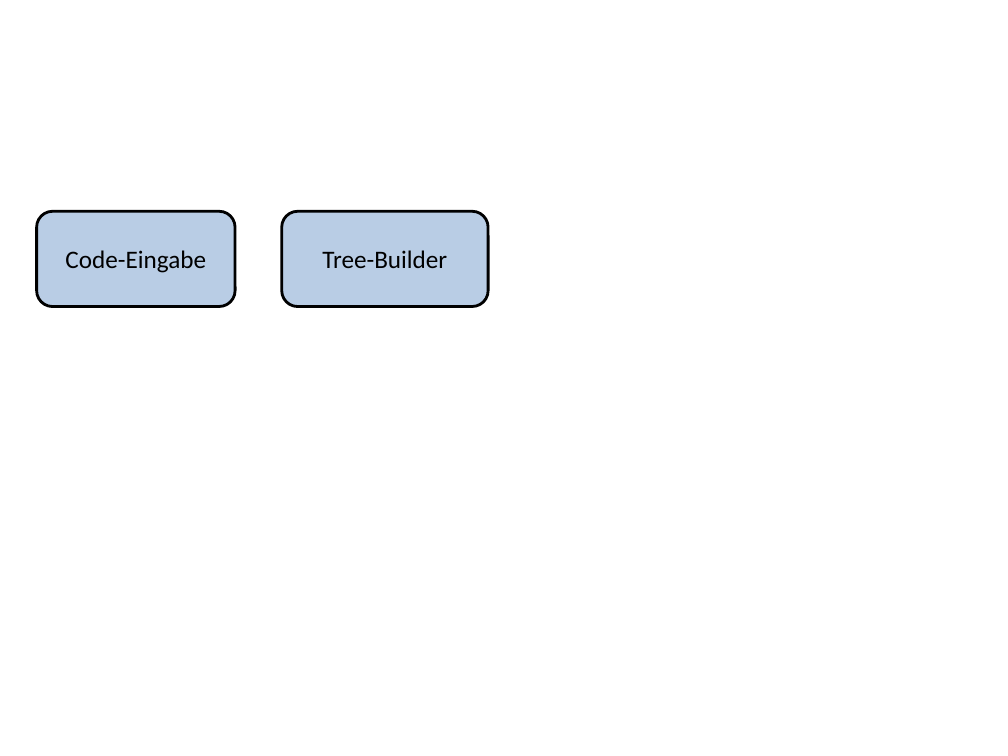
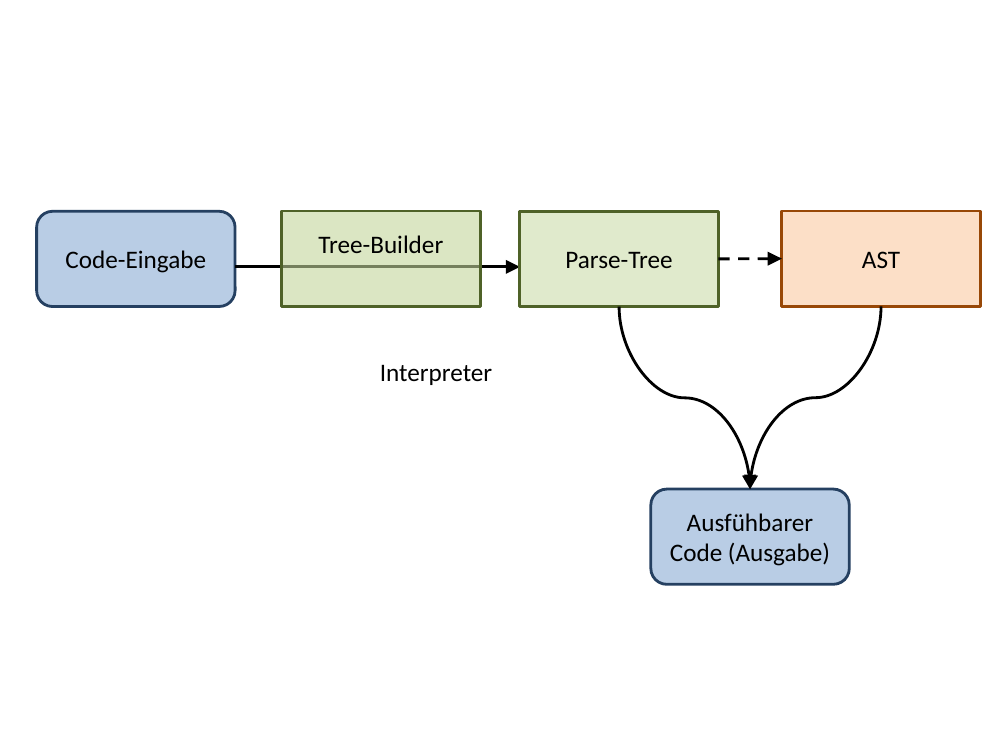
Before and after one commit to Guldenbart/MA, a slide deck: slide 1 of latex/images/komponenten.pptx. Drawn at 1008x756 pixels with LibreOffice and Linux fonts; fonts in the diff are those of the drawing. Boxes give left, top, right and bottom in pixels: in the first picture for what was removed or moved away, otherwise in the second. Text is boxed around its words. In the diff, an @@ line names an element or a change of style, - is before the commit and + after.

Commit message:
added image komponenten.png generated from komponenten.pptx

```diff
--- a/latex/images/komponenten.pptx
+++ b/latex/images/komponenten.pptx
@@ rounded rectangle "Code-Eingabe" at [36,212,235,306]: outline #000000 2 pt to #254061 2 pt @@
@@ rectangle "Tree-Builder": place and size @@
-rectangle "Tree-Builder" at [282,212,489,306]
+rectangle "Tree-Builder" at [282,211,481,305]
@@ rectangle "Tree-Builder" at [282,211,481,305]: rounded rectangle to rectangle; fill #B9CDE5 to #C3D69B at 60% opacity; outline #000000 2 pt to #4F6228 2 pt @@
@@ rectangle added at [520,212,719,306], fill #C3D69B at 50% opacity, outline #4F6228 2 pt, 18 pt, text #000000 @@
+Parse-Tree
@@ rectangle added at [782,211,981,305], fill #FAC090 at 50% opacity, outline #984807 2 pt, 18 pt, text #000000 @@
+AST
@@ arrow added from (235, 267) to (520, 267), #000000 2 pt @@
@@ arrow added from (719, 259) to (782, 259), #000000 2 pt dashed @@
@@ curved arrow added from (619, 306) to (750, 489), #000000 2 pt @@
@@ curved arrow added from (881, 306) to (750, 489), #000000 2 pt @@
@@ text added at [380,364,492,385], 18 pt, text #000000 @@
+Interpreter
@@ rounded rectangle added at [651,489,850,584], fill #B9CDE5, outline #254061 2 pt, 18 pt, text #000000 @@
+Ausfühbarer Code (Ausgabe)
```
Also in this commit, not shown: 1 other file.
